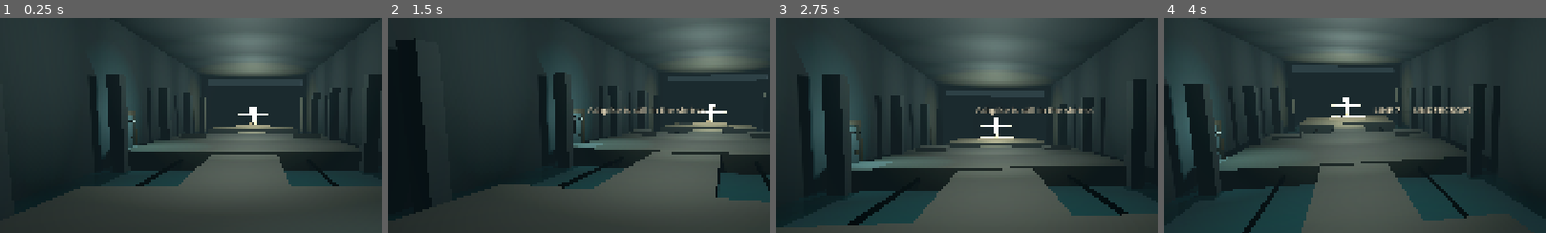
Above: before the commit, frames 1-4 (left to right).
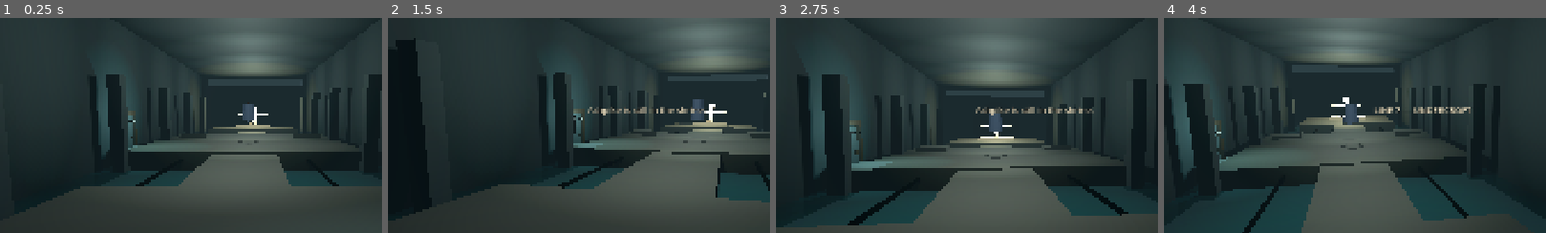
Above: after the commit, the same moments.

Repository: myat93/line7
Game: Godot game, scene res://main.tscn
Same seed, same stepped clock (60 frames per second), same inputs: the game is played once before the commit and once after it.
Inputs (mouse positions are % of the whole screen's width and height, from its top left):
- Up to frame 1 (0.25 s): no input
- Up to frame 2 (1.5 s): tap Enter at 0.5 s; move the mouse to (55, 50) at 0.52 s; hold 1 (bind_ashpike) 0.53-1.28 s; hold W (move_forward) from 0.53 s (still down); click (55, 50) at 0.67 s; tap Space (jump) at 0.77 s; move the mouse to (45, 50) at 1.27 s; tap 2 (bind_fists) at 1.35 s
- Up to frame 3 (2.75 s): keep holding W (move_forward); tap Space (jump) at 1.52 s; move the mouse to (52, 48) at 2.02 s; hold Right mouse button (heavy_attack) from 2.03 s (still down)
- Up to frame 4 (4 s): keep holding W (move_forward); tap R (restart) at 2.75 s; move the mouse to (49, 52) at 2.77 s; release Right mouse button (heavy_attack) at 2.78 s; tap E (interact) at 2.85 s; click (49, 52) at 2.92 s; tap Space (jump) at 3.02, 3.77 s; move the mouse to (57, 51) at 3.52 s; press the mouse at (57, 51) at 3.53 s
The pictures show only the part of the screen within x 16-66%, y 19-69%; the shares and areas given below are measured in that part.

The runs differ from the first frame. In frame 1, 0.3% of the frame differs, in the area x 62-68%, y 40-59%; in frame 2, 0.3%; in frame 3, 0.3%; in frame 4, 0.4%, in the area x 46-53%, y 40-62%.

Commit message:
Show Herald coat and crown at meter scale.
Jake's raincoat/horns are authored in meters on a 0.01 armature node.
Undo that scale so F5 reads the transit coat; hide the collapsed IBM body.

Co-authored-by: myat93 <myat93@users.noreply.github.com>

Diff:
--- a/enemies/hollow_herald/hollow_herald.gd
+++ b/enemies/hollow_herald/hollow_herald.gd
@@ -224,9 +224,24 @@
 		_blockout = BLOCKOUT_SCENE.instantiate() as Node3D
 		_blockout.name = "HeraldBlockout"
 		mesh_root.add_child(_blockout)
+	_apply_realistic_meters()
 	_cache_pose_nodes()
 	if pose_player:
 		pose_player.active = true
+
+
+func _apply_realistic_meters() -> void:
+	## Coat / crown are authored in meters on a 0.01 armature node. Undo that scale
+	## so the raincoat and horns read at ~2 m. Hide the Rocketbox body — its
+	## inverse binds collapse in Godot (A-pose / IBM pass still pending).
+	if _blockout == null:
+		return
+	var visual := _blockout.find_child("HeraldRealistic", true, false) as Node3D
+	if visual:
+		visual.scale = Vector3.ONE
+	var body := _blockout.find_child("Body", true, false) as MeshInstance3D
+	if body:
+		body.visible = false
 
 
 func _cache_pose_nodes() -> void:
